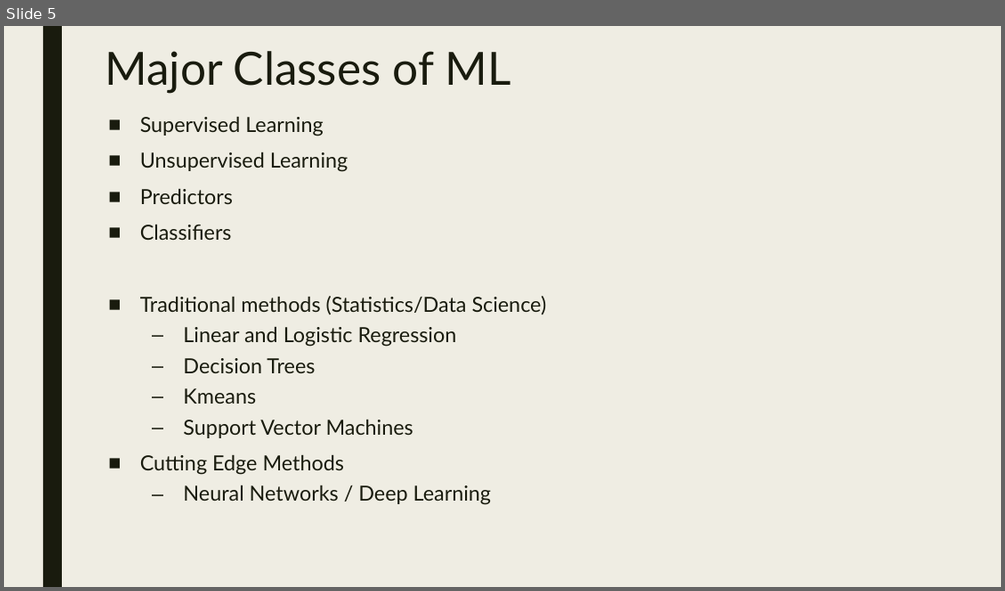
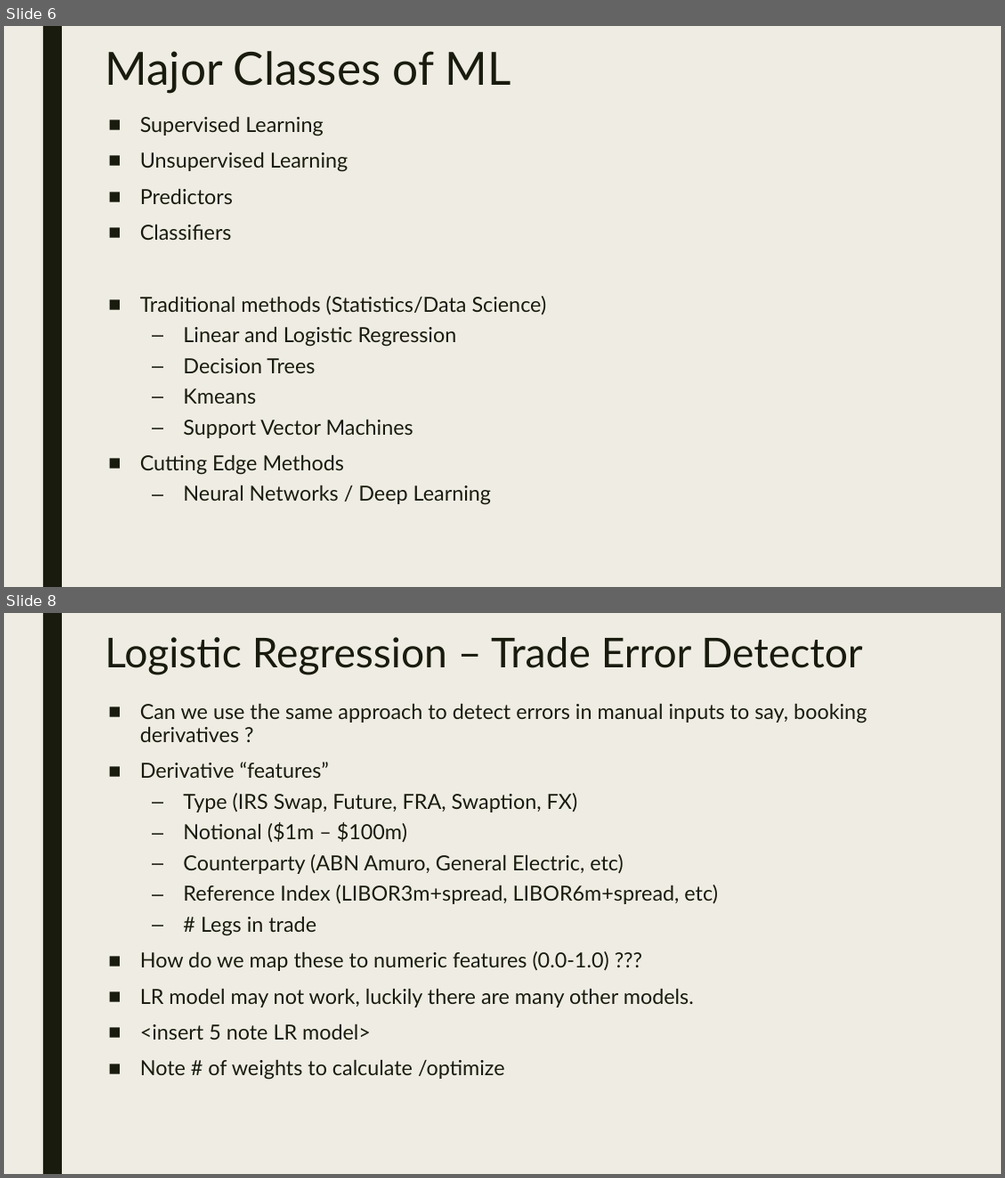
Before and after one commit to dougfoo/machineLearning, a slide deck: talks/MachineLearning101.pptx. Shown one above the other, each under a label of ours: slide 5 before the commit, slides 6 and 8 after it; the slides between them are not shown. The pictures are 1005x591 and 1005x1178 pixels, drawn with LibreOffice and Linux fonts; fonts in the diff are those of the drawing. Boxes give left, top, right and bottom in pixels: in the first picture for what was removed or moved away, otherwise in the second. Text is boxed around its words. In the diff, an @@ line names an element or a change of style, - is before the commit and + after.

```diff
--- a/talks/MachineLearning101.pptx
+++ b/talks/MachineLearning101.pptx
@@ slide 8 added at <box>4,613,1001,1174</box>, background #EFEDE3; not listed: 1 template element that a slide beside it also shows @@
@@ title added at <box>105,637,862,675</box>, 39.6 pt, text #191B0E @@
+Logistic Regression – Trade Error Detector
@@ text added at <box>140,703,866,1079</box>, 20 pt, text #191B0E @@
+■ Can we use the same approach to detect errors in manual inputs to say, booking derivatives ?
+■ Derivative “features”
+  – Type (IRS Swap, Future, FRA, Swaption, FX)
+  – Notional ($1m – $100m)
+  – Counterparty (ABN Amuro, General Electric, etc)
+  – Reference Index (LIBOR3m+spread, LIBOR6m+spread, etc)
+  – # Legs in trade
+■ How do we map these to numeric features (0.0-1.0) ???
+■ LR model may not work, luckily there are many other models.
+■ <insert 5 note LR model>
+■ Note # of weights to calculate /optimize
@@ what was slide 5 is now slide 6 @@
```
Also in this commit, not shown: 2 slides changed, 9 other slides added.
